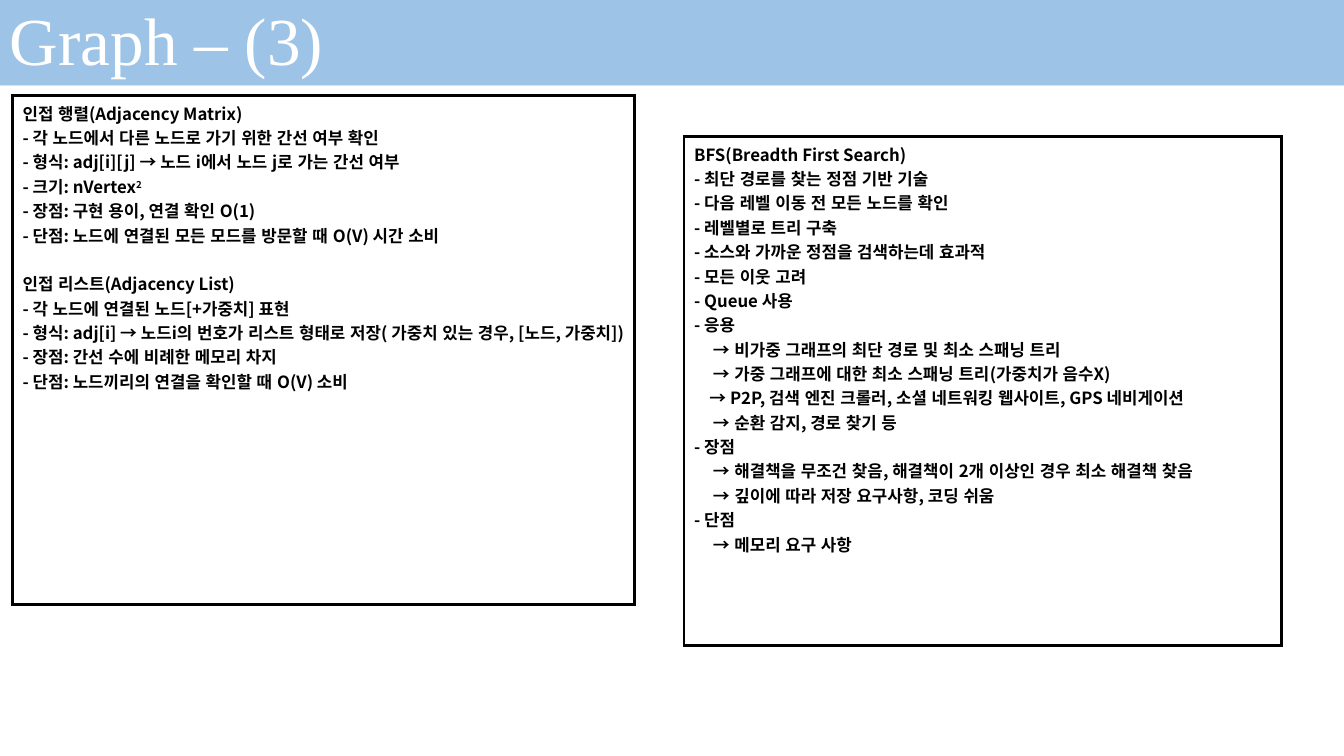
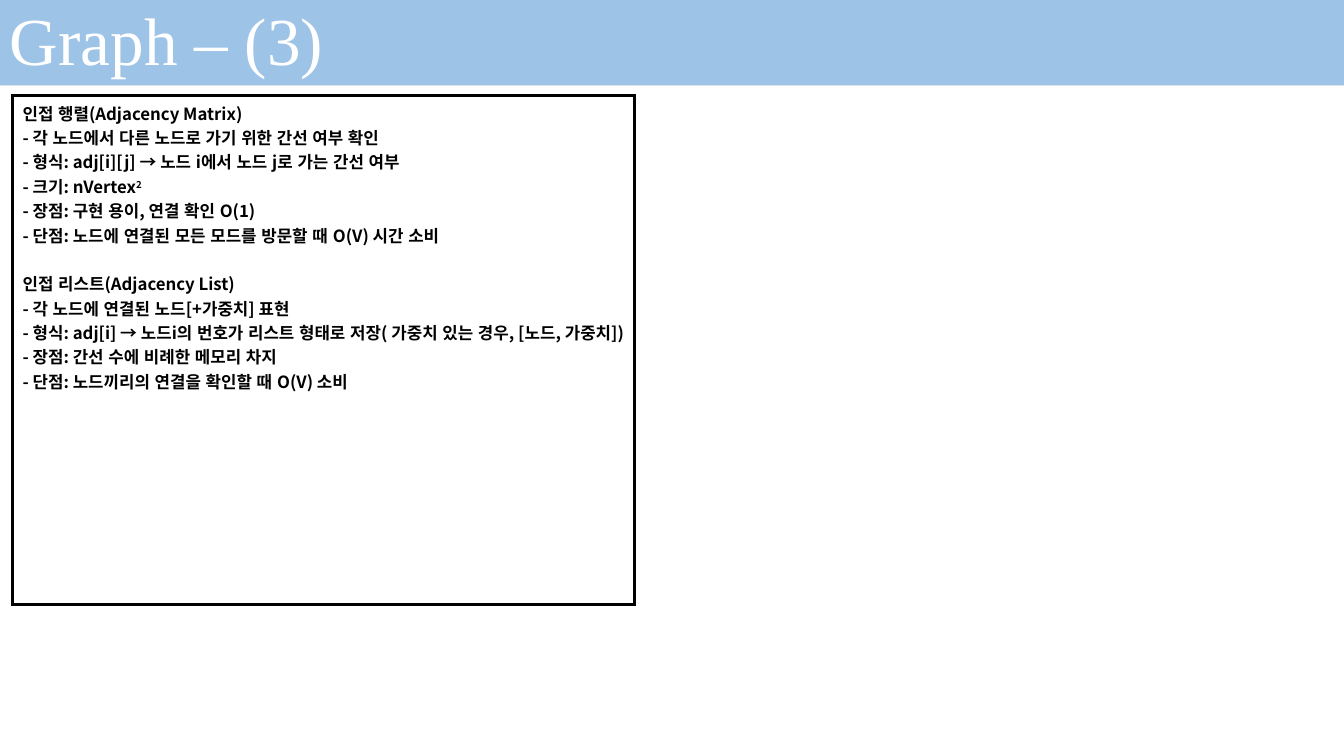
Before and after one commit to seonghokim/Study, a slide deck: slide 18 of Study Material/Algorithm in c++.pptx. Drawn at 1344x756 pixels with LibreOffice and Linux fonts; fonts in the diff are those of the drawing; background and template pictures are left out. Boxes give left, top, right and bottom in pixels: in the first picture for what was removed or moved away, otherwise in the second. Text is boxed around its words. In the diff, an @@ line names an element or a change of style, - is before the commit and + after.

```diff
--- a/Study Material/Algorithm in c++.pptx
+++ b/Study Material/Algorithm in c++.pptx
@@ table removed at (685, 137, 1282, 646), 1 rows, 1 columns @@
-BFS(Breadth First Search) / - 최단 경로를 찾는 정점 기반 기술 / - 다음 레벨 이동 전 모든 노드를 확인 / - 레벨별로 트리 구축 / - 소스와 가까운 정점을 검색하는데 효과적 / - 모든 이웃 고려 / - Queue 사용 / - 응용 / → 비가중 그래프의 최단 경로 및 최소 스패닝 트리 / → 가중 그래프에 대한 최소 스패닝 트리(가중치가 음수X) / → P2P, 검색 엔진 크롤러, 소셜 네트워킹 웹사이트, GPS 네비게이션 / → 순환 감지, 경로 찾기 등 / - 장점 / → 해결책을 무조건 찾음, 해결책이 2개 이상인 경우 최소 해결책 찾음 / → 깊이에 따라 저장 요구사항, 코딩 쉬움 / - 단점 / → 메모리 요구 사항
```
Also in this commit, not shown: 1 other slide changed, 6 slides added, 1 slide removed, 4 other files.
